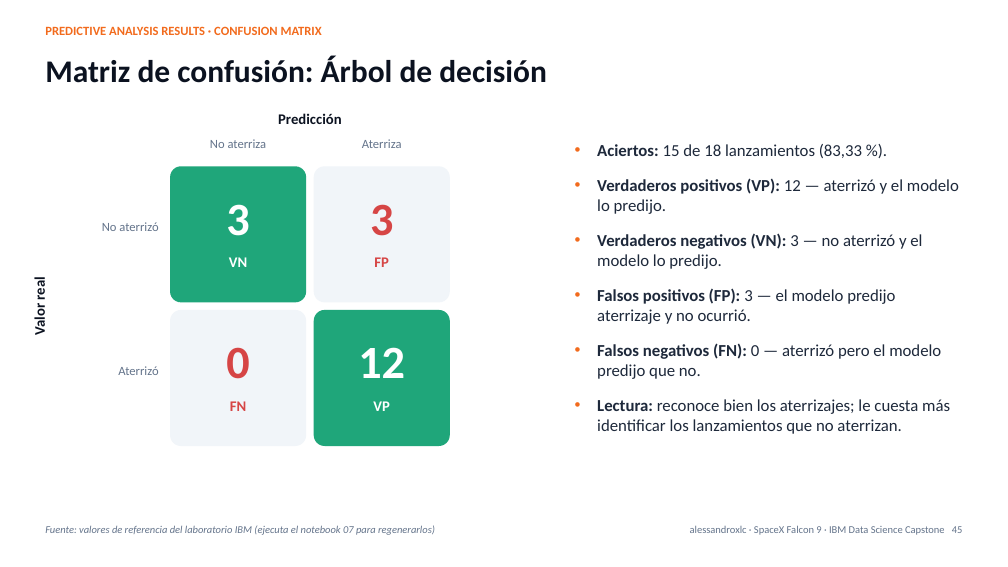
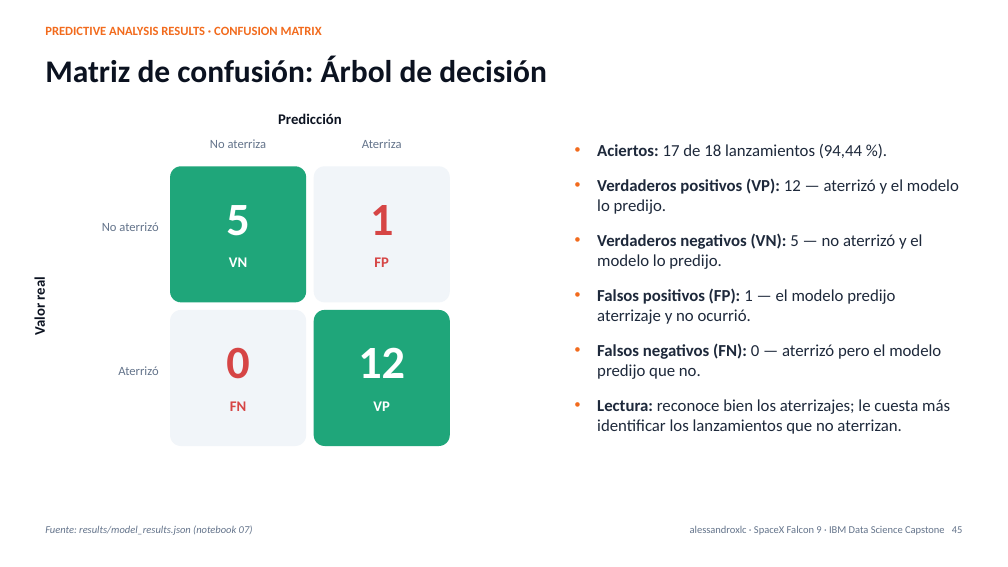
Before and after one commit to alessandroxlc/spacex-falcon9-capstone, a slide deck: slide 45 of presentation/SpaceX_Falcon9_Capstone.pptx. Drawn at 1008x567 pixels with LibreOffice and Linux fonts; fonts in the diff are those of the drawing. Boxes give left, top, right and bottom in pixels: in the first picture for what was removed or moved away, otherwise in the second. Text is boxed around its words. In the diff, an @@ line names an element or a change of style, - is before the commit and + after.

```diff
--- a/presentation/SpaceX_Falcon9_Capstone.pptx
+++ b/presentation/SpaceX_Falcon9_Capstone.pptx
@@ text at (597, 144, 862, 158): text changed @@
-• Aciertos: 15 de 18 lanzamientos (83,33 %).
+• Aciertos: 17 de 18 lanzamientos (94,44 %).
@@ text at (226, 205, 249, 236): text changed @@
-3
+5
@@ text at (370, 205, 393, 235): text changed @@
-3
+1
@@ text at (597, 233, 922, 324): text changed @@
-• Verdaderos negativos (VN): 3 — no aterrizó y el modelo lo predijo.
-• Falsos positivos (FP): 3 — el modelo predijo aterrizaje y no ocurrió.
+• Verdaderos negativos (VN): 5 — no aterrizó y el modelo lo predijo.
+• Falsos positivos (FP): 1 — el modelo predijo aterrizaje y no ocurrió.
@@ text at (45, 525, 253, 535): text changed @@
-Fuente: valores de referencia del laboratorio IBM (ejecuta el notebook 07 para regenerarlos)
+Fuente: results/model_results.json (notebook 07)
```
Also in this commit, not shown: 28 other slides changed, 45 other files.
